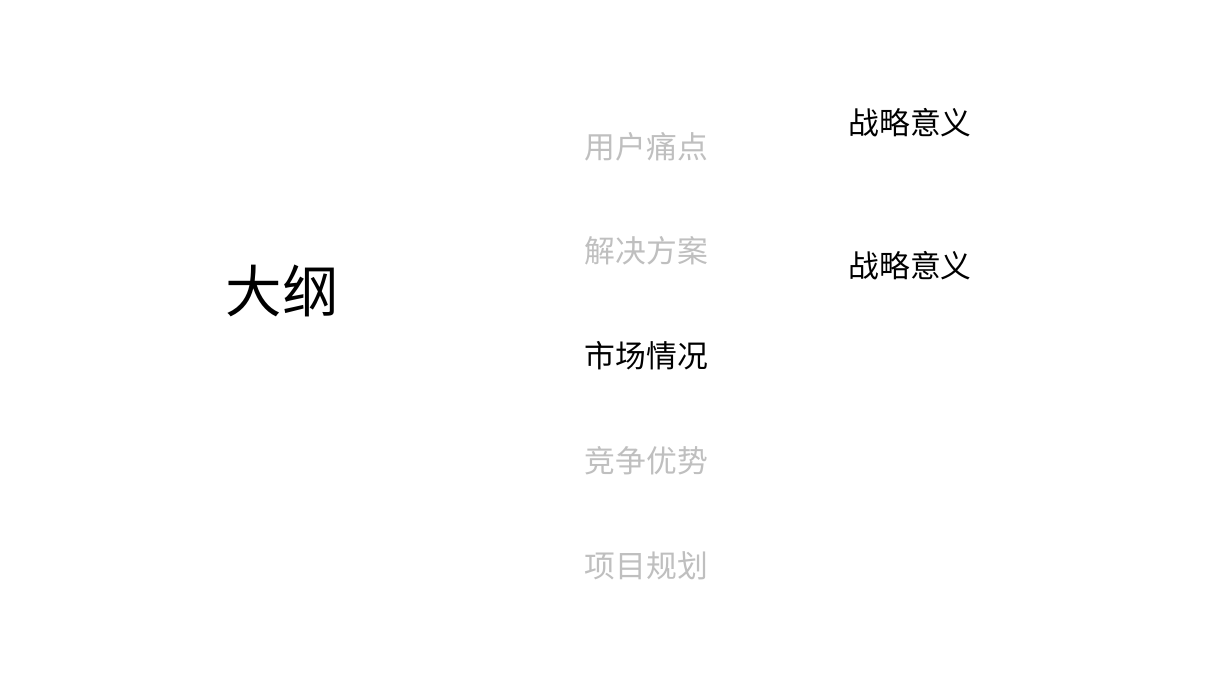
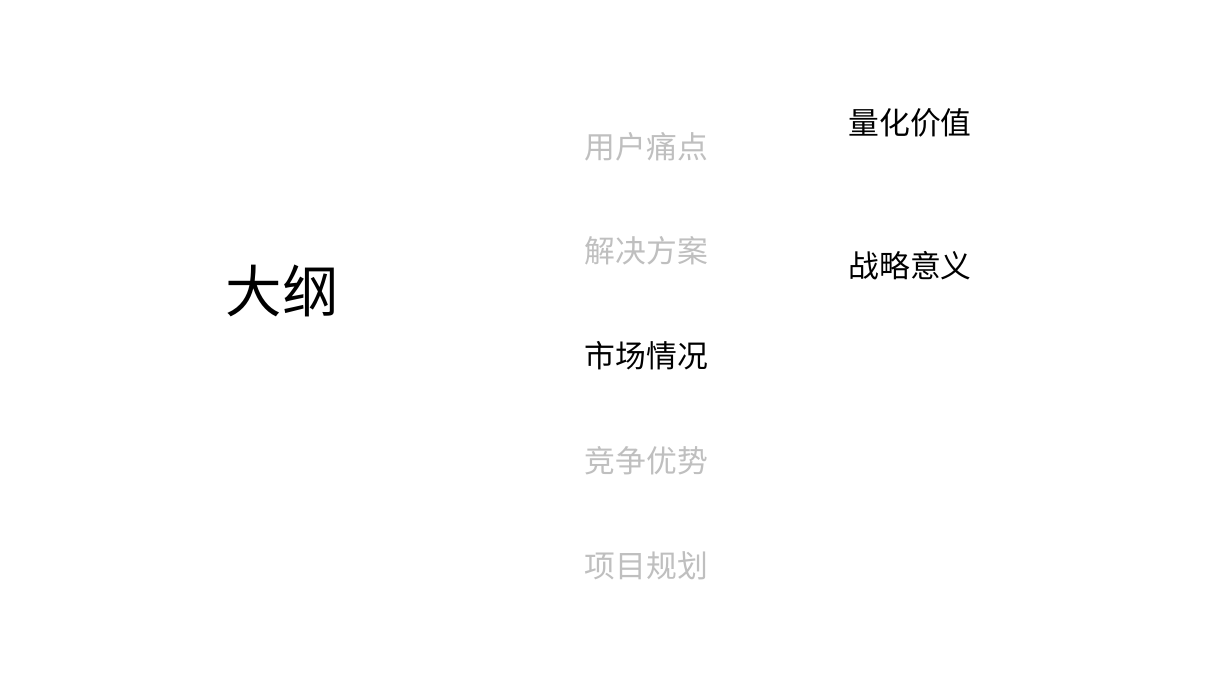
Before and after one commit to twigzxd/ZXXXZ, a slide deck: slide 13 of 智能快递柜ppt.pptx. Drawn at 1232x693 pixels with LibreOffice and Linux fonts; fonts in the diff are those of the drawing. Boxes give left, top, right and bottom in pixels: in the first picture for what was removed or moved away, otherwise in the second. Text is boxed around its words. In the diff, an @@ line names an element or a change of style, - is before the commit and + after.

```diff
--- a/智能快递柜ppt.pptx
+++ b/智能快递柜ppt.pptx
@@ text at (849, 108, 972, 137): text changed @@
-战略意义
+量化价值
```
Also in this commit, not shown: 4 other slides changed.
